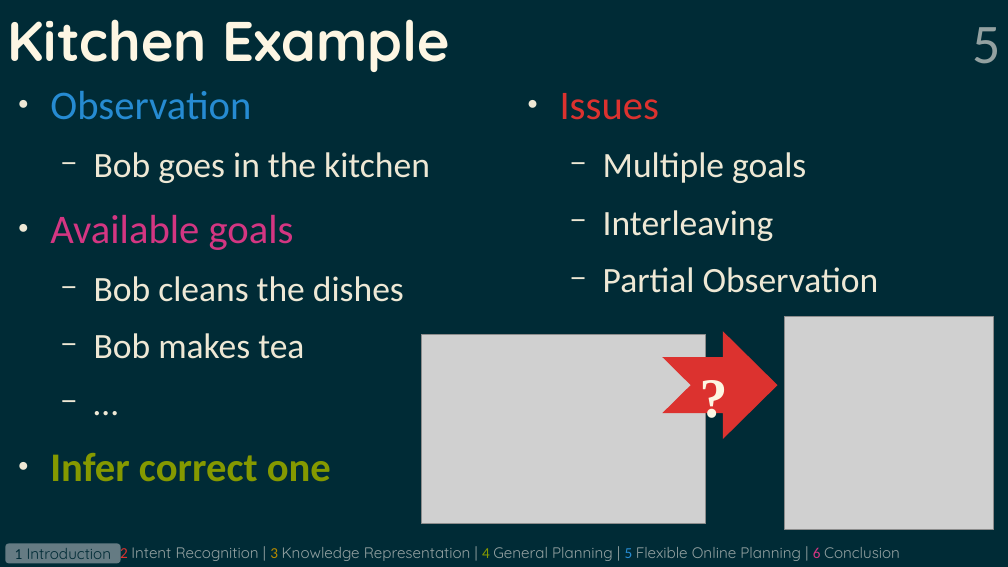
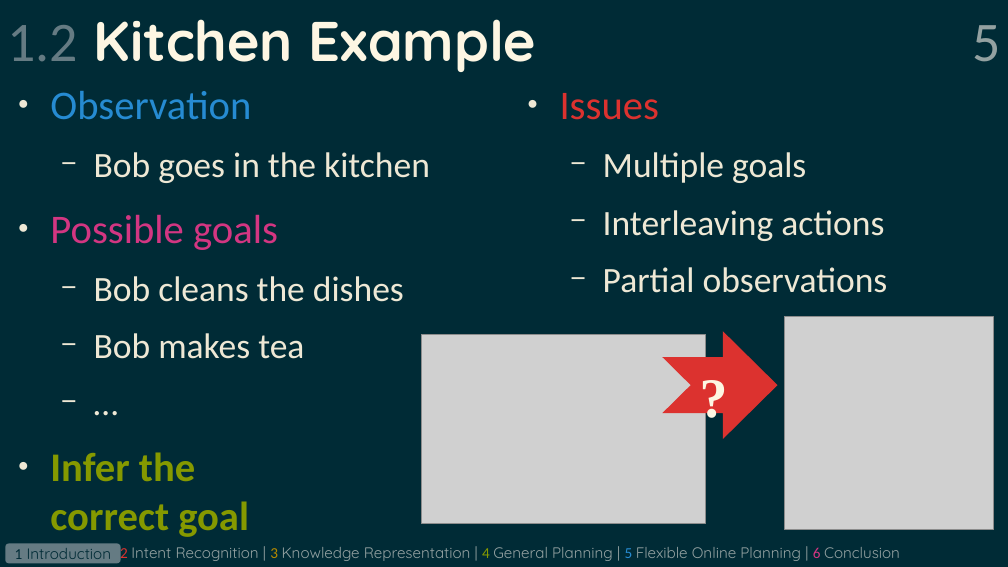
Before and after one commit to grea09/gennio, a slide deck: slide 5 of doc/defense.odp. Drawn at 1008x567 pixels with LibreOffice and Linux fonts; fonts in the diff are those of the drawing; grey boxes stand for pictures. Boxes give left, top, right and bottom in pixels: in the first picture for what was removed or moved away, otherwise in the second. Text is boxed around its words. In the diff, an @@ line names an element or a change of style, - is before the commit and + after.

```diff
--- a/doc/defense.odp
+++ b/doc/defense.odp
@@ title at box(7, 19, 536, 72): text changed @@
-Kitchen Example
+1.2 Kitchen Example
@@ page number at box(972, 25, 1000, 62): vertical alignment top to middle @@
@@ text at box(50, 214, 278, 250): text changed @@
-● Available goals
+● Possible goals
@@ text at box(603, 210, 888, 293): text changed @@
-  − Interleaving
-  − Partial Observation
+  − Interleaving actions
+  − Partial observations
@@ text at box(50, 452, 249, 537): text changed @@
-● Infer correct one
+● Infer the
+  correct goal
```
Also in this commit, not shown: 25 other slides changed, 1 slide added, 50 other files.
